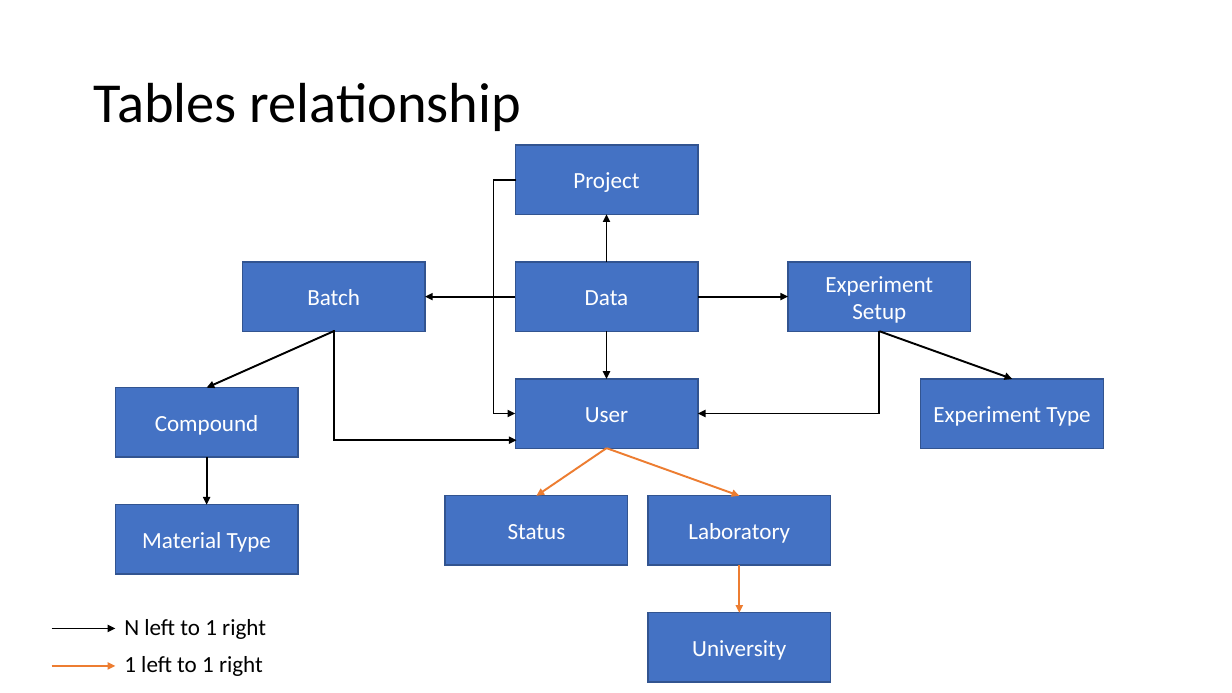
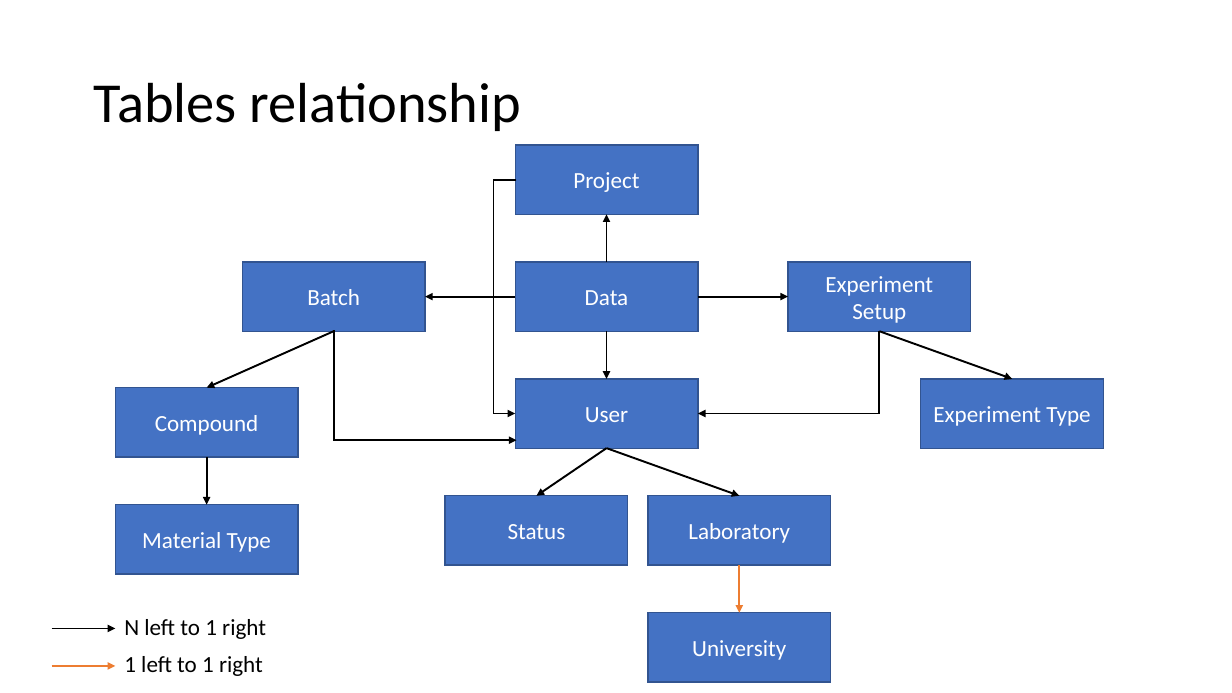
Before and after one commit to jcorain/CollaSci, a slide deck: slide 13 of CollaSciTablesrelationship.pptx. Drawn at 1232x693 pixels with LibreOffice and Linux fonts; fonts in the diff are those of the drawing. Boxes give left, top, right and bottom in pixels: in the first picture for what was removed or moved away, otherwise in the second. Text is boxed around its words. In the diff, an @@ line names an element or a change of style, - is before the commit and + after.

Commit message:
add the user table

```diff
--- a/CollaSciTablesrelationship.pptx
+++ b/CollaSciTablesrelationship.pptx
@@ arrow (606, 448) - (537, 496): stroke #ED7D31 1.5 pt to #000000 1.5 pt @@
@@ arrow (606, 448) - (739, 496): stroke #ED7D31 1.5 pt to #000000 1.5 pt @@
```
Also in this commit, not shown: 3 other files.
